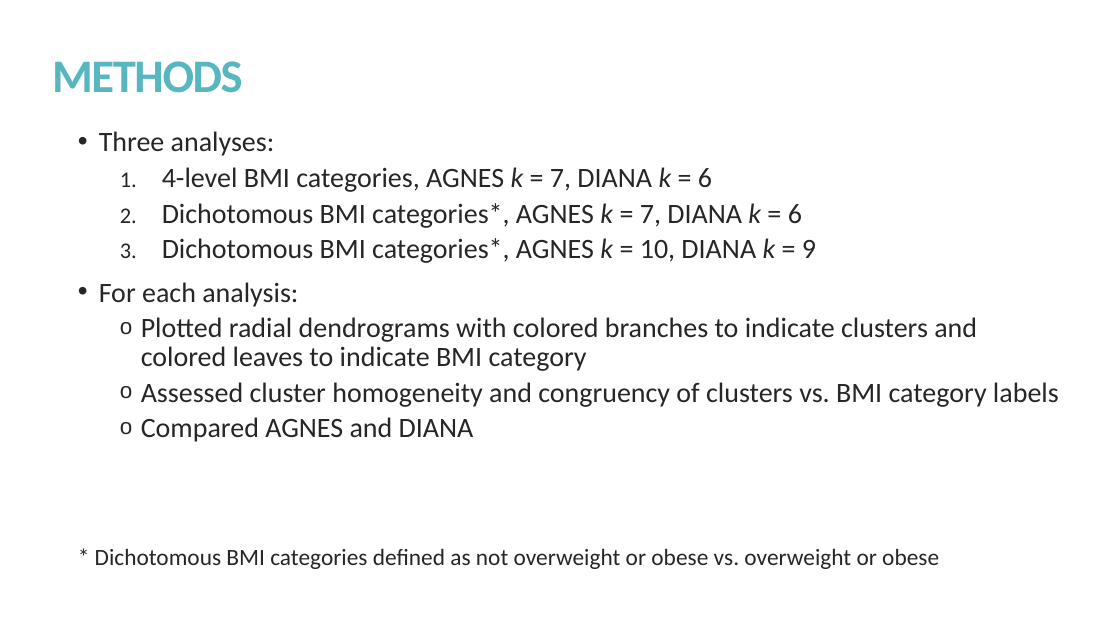
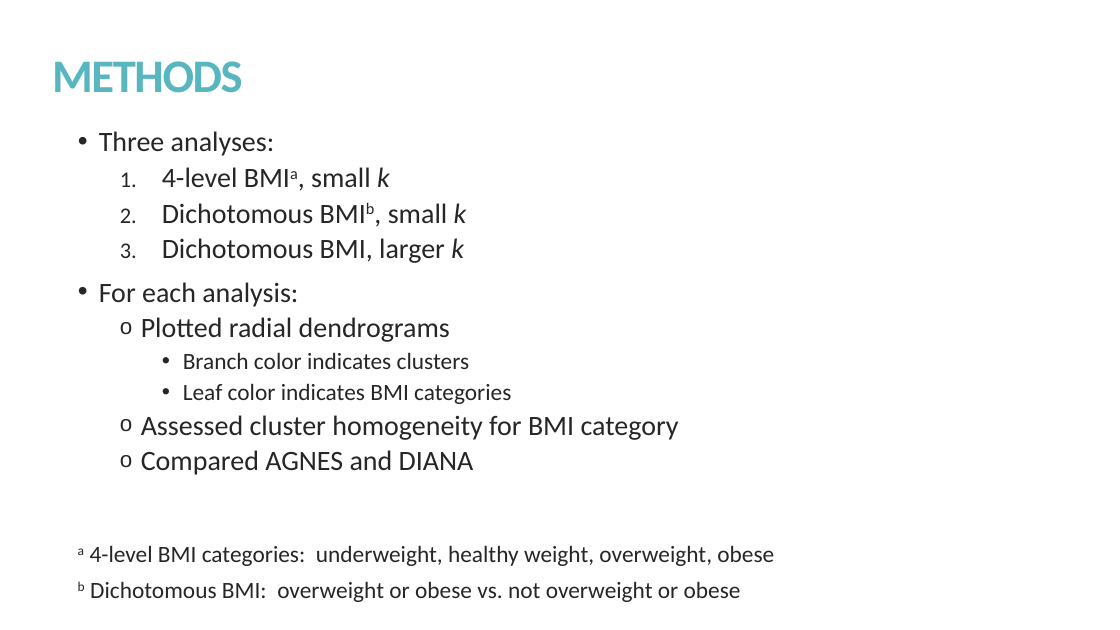
Before and after one commit to kmprioliPROF/CSC_8515_Final_Project, a slide deck: slide 8 of presentation/Prioli_presentation.pptx (slide 7 before the commit). Drawn at 1120x630 pixels with LibreOffice and Linux fonts; fonts in the diff are those of the drawing. Boxes give left, top, right and bottom in pixels: in the first picture for what was removed or moved away, otherwise in the second. Text is boxed around its words. In the diff, an @@ line names an element or a change of style, - is before the commit and + after.

Commit message:
Final tweaks to presentation slides

```diff
--- a/presentation/Prioli_presentation.pptx
+++ b/presentation/Prioli_presentation.pptx
@@ text at bbox=[162, 167, 467, 263]: text changed @@
-  1. 4-level BMI categories, AGNES k = 7, DIANA k = 6
-  2. Dichotomous BMI categories*, AGNES k = 7, DIANA k = 6
-  3. Dichotomous BMI categories*, AGNES k = 10, DIANA k = 9
+  1. 4-level BMIa, small k
+  2. Dichotomous BMIb, small k
+  3. Dichotomous BMI, larger k
@@ text at bbox=[141, 317, 679, 440]: text changed @@
-  o Plotted radial dendrograms with colored branches to indicate clusters and colored leaves to indicate BMI category
-  o Assessed cluster homogeneity and congruency of clusters vs. BMI category labels
+  o Plotted radial dendrograms
+    • Branch color indicates clusters
+    • Leaf color indicates BMI categories
+  o Assessed cluster homogeneity for BMI category
@@ text added at bbox=[78, 545, 774, 602], 20 pt, text #262626 @@
+a 4-level BMI categories: underweight, healthy weight, overweight, obese
+b Dichotomous BMI: overweight or obese vs. not overweight or obese
@@ text at bbox=[95, 548, 939, 569]: paragraph removed @@
-* Dichotomous BMI categories defined as not overweight or obese vs. overweight or obese
```
Also in this commit, not shown: 6 other slides changed.
